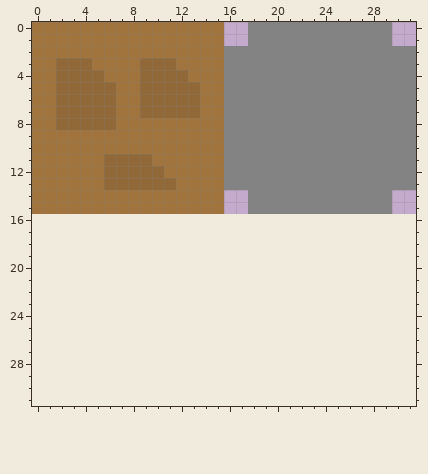
A pixel-art sprite gets an edit: core/assets/atlas.png. The picture above was drawn from the file before the commit.
The file is 32x16 pixels. The old version is drawn lined up with the new one, on the new canvas.
The result:
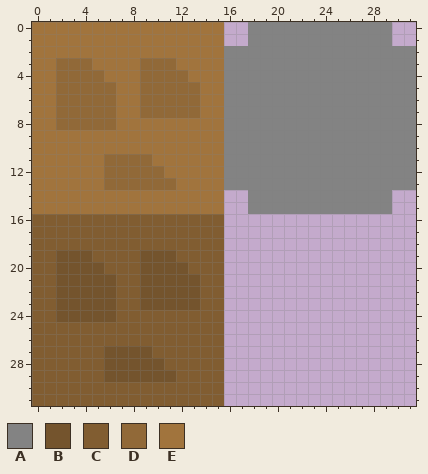
Palette (. is transparent): A #838383  B #74542d  C #815d31  D #916938  E #a1743d
From old to new:
canvas 32x16 -> 32x32
y 16..18: x 0..15 ................ -> CCCCCCCCCCCCCCCC
y 19: x 0..15 ................ -> CCBBBCCCCBBBCCCC
y 20: x 0..15 ................ -> CCBBBBCCCBBBBCCC
y 21..23: x 0..15 ................ -> CCBBBBBCCBBBBBCC
y 24: x 0..15 ................ -> CCBBBBBCCCCCCCCC
y 25..26: x 0..15 ................ -> CCCCCCCCCCCCCCCC
y 27: x 0..15 ................ -> CCCCCCBBBBCCCCCC
y 28: x 0..15 ................ -> CCCCCCBBBBBCCCCC
y 29: x 0..15 ................ -> CCCCCCBBBBBBCCCC
y 30..31: x 0..15 ................ -> CCCCCCCCCCCCCCCC
Pixel boxes of the changes (left, top, right, bottom) in both pictures:
added: (32, 214, 224, 406)
